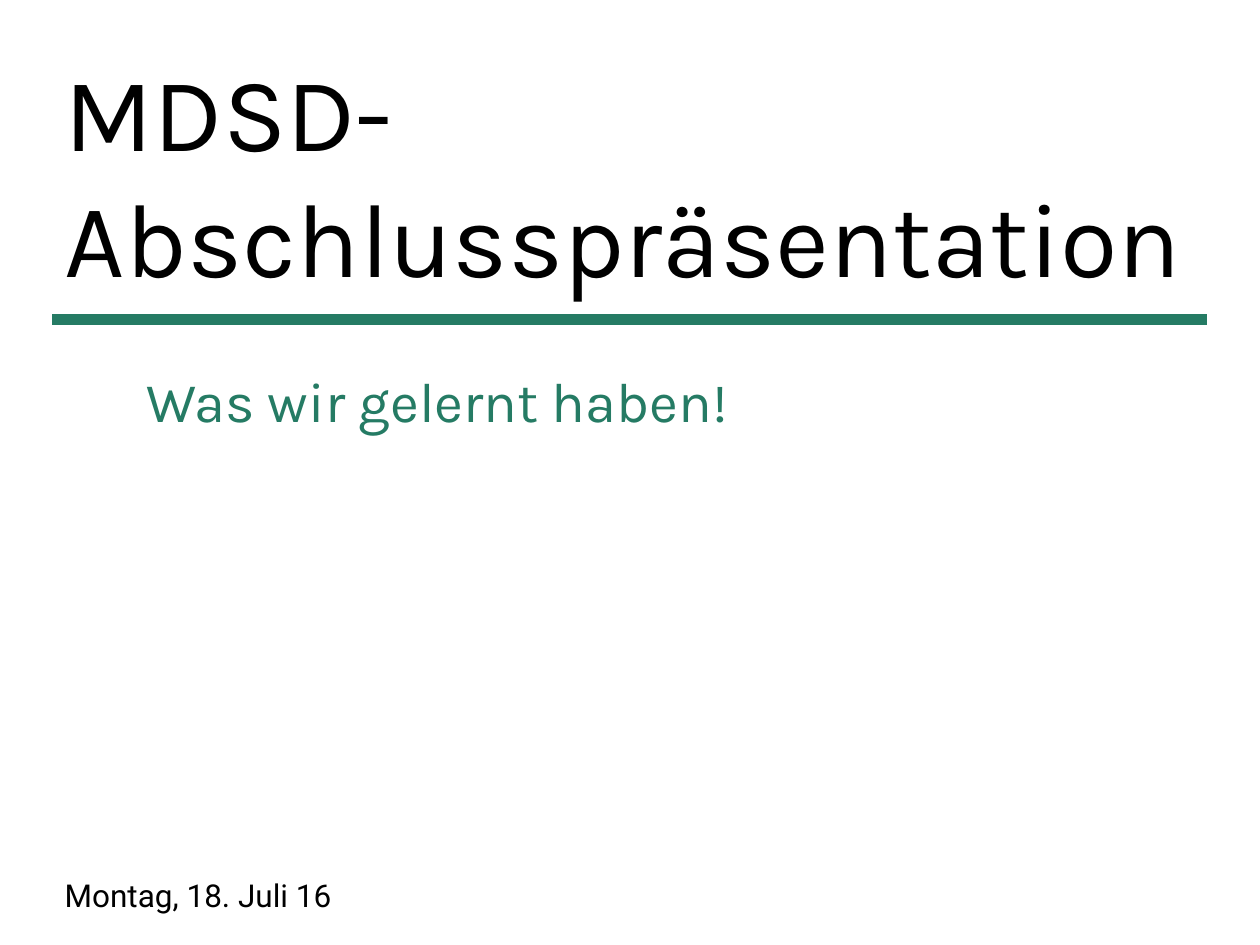
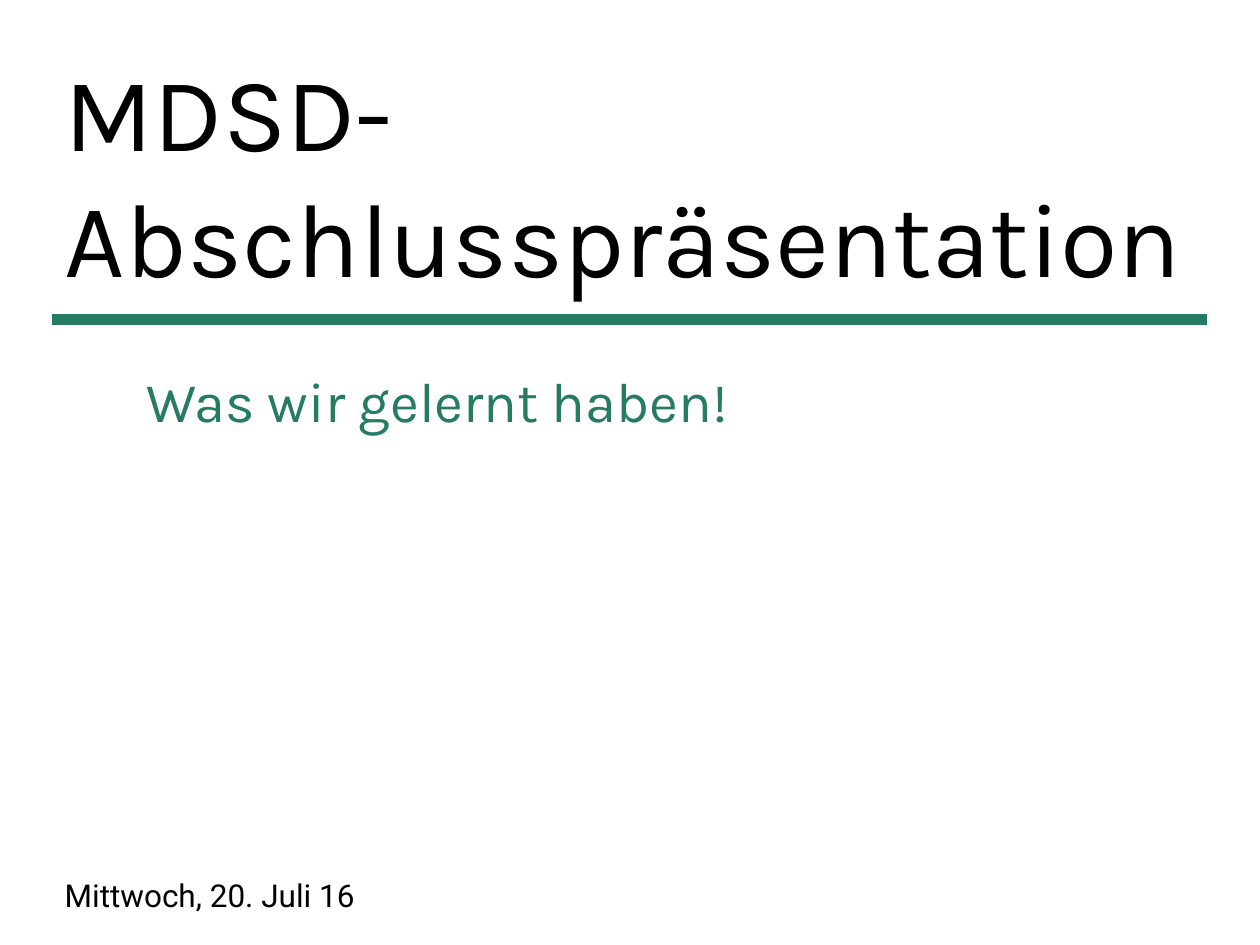
Before and after one commit to uwecl/MDSD-Praktikum, a slide deck: slide 1 of presentation/MDSD-Abschlusspraesentation.pptx. Drawn at 1260x945 pixels with LibreOffice and Linux fonts; fonts in the diff are those of the drawing; background and template pictures are left out. Boxes give left, top, right and bottom in pixels: in the first picture for what was removed or moved away, otherwise in the second. Text is boxed around its words. In the diff, an @@ line names an element or a change of style, - is before the commit and + after.

```diff
--- a/presentation/MDSD-Abschlusspraesentation.pptx
+++ b/presentation/MDSD-Abschlusspraesentation.pptx
@@ text at (65,883,354,912): text changed @@
-Montag, 18. Juli 16
+Mittwoch, 20. Juli 16
```
Also in this commit, not shown: 1 slide added.
